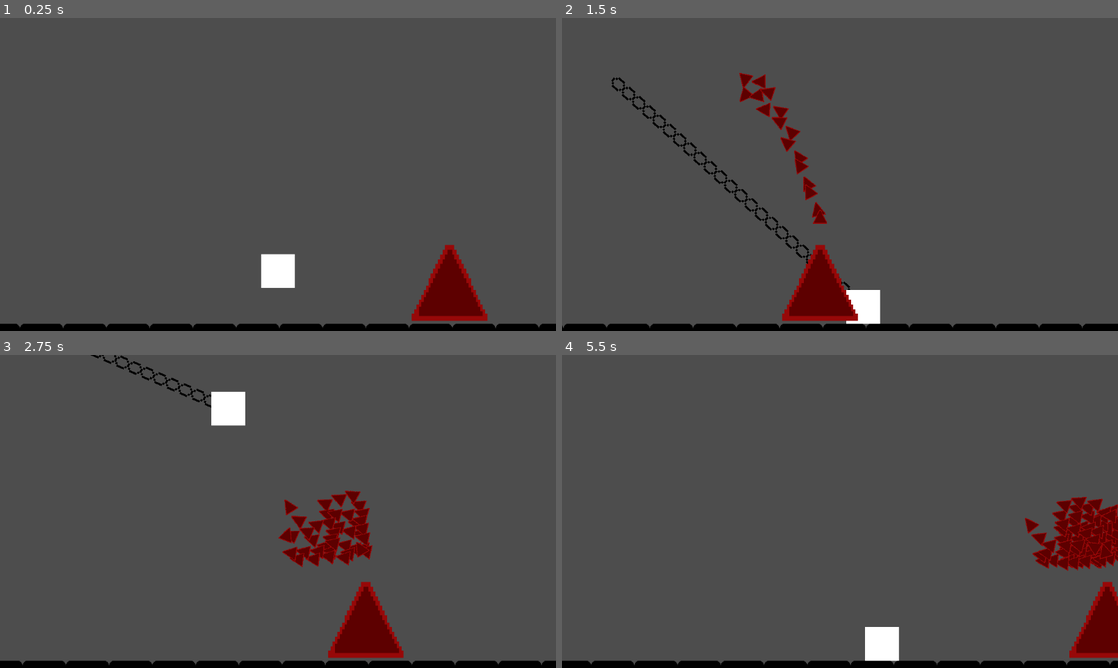
Above: before the commit, frames 1-4 (two rows, left to right).
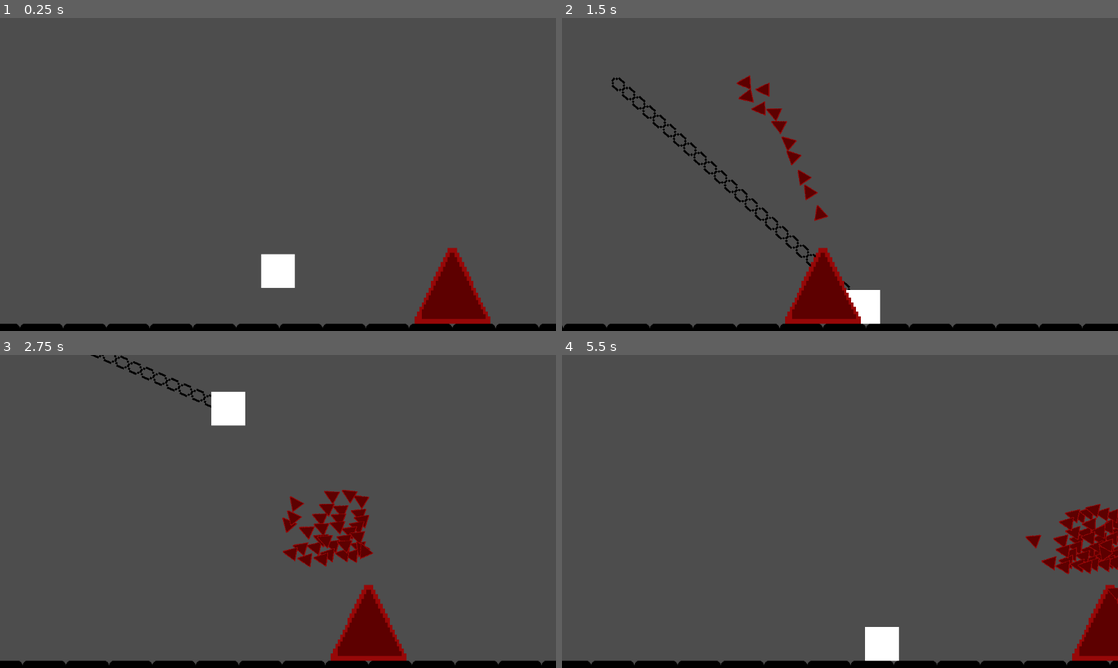
Above: after the commit, the same moments.

Repository: LitheFulminare/Operation-Venulysian
Game: Godot game, scene res://Game scenes/Shredder boss test.tscn
Two runs of this game, one before a commit and one after it. Both use one fixed random seed, a clock stepped at 60 frames per second and the inputs below. This scene is started directly instead of the project's main scene. The engine's default icon, where the game draws it, is replaced by a stand-in: a white triangle on a blue panel in a dark square.
Inputs (mouse positions are in pixels of both pictures, inside the frame that each line leads up to):
- Up to frame 1 (0.25 s): no input
- Up to frame 2 (1.5 s): tap Enter (ui_accept) at 0.5, 0.77 s; move the mouse to (962, 158) at 0.52 s; hold D (Right) from 0.53 s (still down); tap Shift (Dash) at 0.6 s; move the mouse to (728, 190) at 1.27 s; tap F (Grappling Hook) at 1.35 s
- Up to frame 3 (2.75 s): tap Enter (ui_accept) at 1.52 s; move the mouse to (333, 442) at 2.02 s; release D (Right) at 2.03 s; hold A (Left) from 2.03 s (still down); click (333, 442) at 2.1 s
- Up to frame 4 (5.5 s): move the mouse to (812, 574) at 2.77 s; release A (Left) at 2.78 s; hold D (Right) 2.78-4.28 s; tap Shift (Dash) at 2.85, 5.1 s; tap Enter (ui_accept) at 3.02, 3.77, 4.52 s; move the mouse to (1006, 558) at 3.52 s; tap F (Grappling Hook) at 3.6 s; move the mouse to (673, 464) at 4.27 s; hold A (Left) 4.28-5.03 s; click (673, 464) at 4.35 s; move the mouse to (867, 511) at 5.02 s; hold D (Right) from 5.03 s (still down)

The runs differ from the first frame. In frame 1, 0.7% of the frame differs, in the area x 74-89%, y 72-98%; in frame 2, 1.7%; in frame 3, 2.7%, in the area x 50-74%, y 43-98%; in frame 4, 2.3%.

Commit message:
organization

Diff:
--- a/Operation Venulysian/Enemies/Shredder/Shredder.tscn
+++ b/Operation Venulysian/Enemies/Shredder/Shredder.tscn
@@ -23,12 +23,10 @@
 texture = ExtResource("1_ouxa2")
 
 [node name="CollisionShape2D" type="CollisionShape2D" parent="."]
-visible = false
 shape = SubResource("RectangleShape2D_ouxa2")
 debug_color = Color(0, 0.6, 0.701961, 0.32549)
 
 [node name="Vision Area2D" type="Area2D" parent="."]
-visible = false
 collision_layer = 8
 collision_mask = 8
 
--- a/Operation Venulysian/Enemies/Shredder/shredder.gd
+++ b/Operation Venulysian/Enemies/Shredder/shredder.gd
@@ -6,14 +6,14 @@
 var rays: Array[RayCast2D]
 var boids_in_sight: Array[Shredder]
 var velocity := Vector2.ZERO
-var screen_size: Vector2
+#var screen_size: Vector2
 var initial_direction := Vector2(0, -1)
 var active := false
 
 func _ready() -> void:
 	rays = get_rays()
-	screen_size = get_viewport().get_visible_rect().size
-	randomize()
+	#screen_size = get_viewport().get_visible_rect().size
+	#randomize()
 
 	velocity = initial_direction * speed
 
@@ -53,15 +53,15 @@
 
 	var number_of_boids := boids_in_sight.size()
 
-	var avg_velocity := Vector2.ZERO
-	var avg_position  := Vector2.ZERO
-	var steer_away := Vector2.ZERO
+	var avg_velocity := Vector2.ZERO # aligment
+	var avg_position  := Vector2.ZERO # cohesion
+	var steer_away := Vector2.ZERO # separation
 
 	for boid in boids_in_sight:
-		avg_velocity += boid.velocity # aligment
-		avg_position += boid.position # cohesion
+		avg_velocity += boid.velocity
+		avg_position += boid.position
 		#                   points towards the neighbor                increases separation force the closer they are
-		steer_away -= (boid.global_position - global_position) * (separation/(global_position - boid.global_position).length()) # separation
+		steer_away -= (boid.global_position - global_position) * (separation/(global_position - boid.global_position).length())
 
 	avg_velocity /= number_of_boids
 	velocity += (avg_velocity - velocity) / 2
@@ -83,7 +83,6 @@
 	if area != self && area is Shredder:
 		boids_in_sight.append(area)
 
-
 func _on_vision_area_2d_area_exited(area: Area2D) -> void:
 	if area != self && area is Shredder:
 		boids_in_sight.erase(area)
--- a/Operation Venulysian/Game scenes/Boid Test.tscn
+++ b/Operation Venulysian/Game scenes/Boid Test.tscn
@@ -30,172 +30,172 @@
 position = Vector2(505, 152)
 scale = Vector2(0.5, 0.5)
 speed = 5.0
-movv = 50.0
+separation = 55.0
 
 [node name="Shredder2" parent="." instance=ExtResource("3_3n16j")]
 position = Vector2(897, 108)
 scale = Vector2(0.5, 0.5)
 speed = 5.0
-movv = 50.0
+separation = 55.0
 
 [node name="Shredder3" parent="." instance=ExtResource("3_3n16j")]
 position = Vector2(690, 224)
 scale = Vector2(0.5, 0.5)
 speed = 5.0
-movv = 50.0
+separation = 55.0
 
 [node name="Shredder4" parent="." instance=ExtResource("3_3n16j")]
 position = Vector2(689, 242)
 scale = Vector2(0.5, 0.5)
 speed = 5.0
-movv = 50.0
+separation = 55.0
 
 [node name="Shredder5" parent="." instance=ExtResource("3_3n16j")]
 position = Vector2(747, 490)
 scale = Vector2(0.5, 0.5)
 speed = 5.0
-movv = 50.0
+separation = 55.0
 
 [node name="Shredder6" parent="." instance=ExtResource("3_3n16j")]
 position = Vector2(693, 203)
 scale = Vector2(0.5, 0.5)
 speed = 5.0
-movv = 50.0
+separation = 55.0
 
 [node name="Shredder7" parent="." instance=ExtResource("3_3n16j")]
 position = Vector2(213, 156)
 scale = Vector2(0.5, 0.5)
 speed = 5.0
-movv = 50.0
+separation = 55.0
 
 [node name="Shredder8" parent="." instance=ExtResource("3_3n16j")]
 position = Vector2(259, 388)
 scale = Vector2(0.5, 0.5)
 speed = 5.0
-movv = 50.0
+separation = 55.0
 
 [node name="Shredder9" parent="." instance=ExtResource("3_3n16j")]
 position = Vector2(280, 365)
 scale = Vector2(0.5, 0.5)
 speed = 5.0
-movv = 50.0
+separation = 55.0
 
 [node name="Shredder10" parent="." instance=ExtResource("3_3n16j")]
 position = Vector2(251, 364)
 scale = Vector2(0.5, 0.5)
 speed = 5.0
-movv = 50.0
+separation = 55.0
 
 [node name="Shredder11" parent="." instance=ExtResource("3_3n16j")]
 position = Vector2(205, 140)
 scale = Vector2(0.5, 0.5)
 speed = 5.0
-movv = 50.0
+separation = 55.0
 
 [node name="Shredder12" parent="." instance=ExtResource("3_3n16j")]
 position = Vector2(269, 377)
 scale = Vector2(0.5, 0.5)
 speed = 5.0
-movv = 50.0
+separation = 55.0
 
 [node name="Shredder13" parent="." instance=ExtResource("3_3n16j")]
 position = Vector2(285, 363)
 scale = Vector2(0.5, 0.5)
 speed = 5.0
-movv = 50.0
+separation = 55.0
 
 [node name="Shredder14" parent="." instance=ExtResource("3_3n16j")]
 position = Vector2(175, 166)
 scale = Vector2(0.5, 0.5)
 speed = 5.0
-movv = 50.0
+separation = 55.0
 
 [node name="Shredder15" parent="." instance=ExtResource("3_3n16j")]
 position = Vector2(471, 149)
 scale = Vector2(0.5, 0.5)
 speed = 5.0
-movv = 50.0
+separation = 55.0
 
 [node name="Shredder16" parent="." instance=ExtResource("3_3n16j")]
 position = Vector2(885, 120)
 scale = Vector2(0.5, 0.5)
 speed = 5.0
-movv = 50.0
+separation = 55.0
 
 [node name="Shredder17" parent="." instance=ExtResource("3_3n16j")]
 position = Vector2(452, 161)
 scale = Vector2(0.5, 0.5)
 speed = 5.0
-movv = 50.0
+separation = 55.0
 
 [node name="Shredder18" parent="." instance=ExtResource("3_3n16j")]
 position = Vector2(476, 162)
 scale = Vector2(0.5, 0.5)
 speed = 5.0
-movv = 50.0
+separation = 55.0
 
 [node name="Shredder19" parent="." instance=ExtResource("3_3n16j")]
 position = Vector2(513, 453)
 scale = Vector2(0.5, 0.5)
 speed = 5.0
-movv = 50.0
+separation = 55.0
 
 [node name="Shredder20" parent="." instance=ExtResource("3_3n16j")]
 position = Vector2(525, 439)
 scale = Vector2(0.5, 0.5)
 speed = 5.0
-movv = 50.0
+separation = 55.0
 
 [node name="Shredder21" parent="." instance=ExtResource("3_3n16j")]
 position = Vector2(499, 470)
 scale = Vector2(0.5, 0.5)
 speed = 5.0
-movv = 50.0
+separation = 55.0
 
 [node name="Shredder22" parent="." instance=ExtResource("3_3n16j")]
 position = Vector2(746, 503)
 scale = Vector2(0.5, 0.5)
 speed = 5.0
-movv = 50.0
+separation = 55.0
 
 [node name="Shredder23" parent="." instance=ExtResource("3_3n16j")]
 position = Vector2(713, 507)
 scale = Vector2(0.5, 0.5)
 speed = 5.0
-movv = 50.0
+separation = 55.0
 
 [node name="Shredder24" parent="." instance=ExtResource("3_3n16j")]
 position = Vector2(736, 491)
 scale = Vector2(0.5, 0.5)
 speed = 5.0
-movv = 50.0
+separation = 55.0
 
 [node name="Shredder25" parent="." instance=ExtResource("3_3n16j")]
 position = Vector2(882, 112)
 scale = Vector2(0.5, 0.5)
 speed = 5.0
-movv = 50.0
+separation = 55.0
 
 [node name="Shredder26" parent="." instance=ExtResource("3_3n16j")]
 position = Vector2(901, 120)
 scale = Vector2(0.5, 0.5)
 speed = 5.0
-movv = 50.0
+separation = 55.0
 
 [node name="Shredder27" parent="." instance=ExtResource("3_3n16j")]
 position = Vector2(450, 145)
 scale = Vector2(0.5, 0.5)
 speed = 5.0
-movv = 50.0
+separation = 55.0
 
 [node name="Shredder28" parent="." instance=ExtResource("3_3n16j")]
 position = Vector2(194, 157)
 scale = Vector2(0.5, 0.5)
 speed = 5.0
-movv = 50.0
+separation = 55.0
 
 [node name="Shredder29" parent="." instance=ExtResource("3_3n16j")]
 position = Vector2(182, 145)
 scale = Vector2(0.5, 0.5)
 speed = 5.0
-movv = 50.0
+separation = 55.0
--- a/Operation Venulysian/Game scenes/Shredder boss test.tscn
+++ b/Operation Venulysian/Game scenes/Shredder boss test.tscn
@@ -38,8 +38,8 @@
 tile_set = SubResource("TileSet_w2dvv")
 
 [node name="ShredderBoss" parent="." instance=ExtResource("5_2aoru")]
-position = Vector2(2168, 648)
+position = Vector2(2176, 656)
 shredder_count = 15
-shredder_spawn_delay = 0.1
+shredder_spawn_delay = 0.15
 
 [editable path="Player"]
